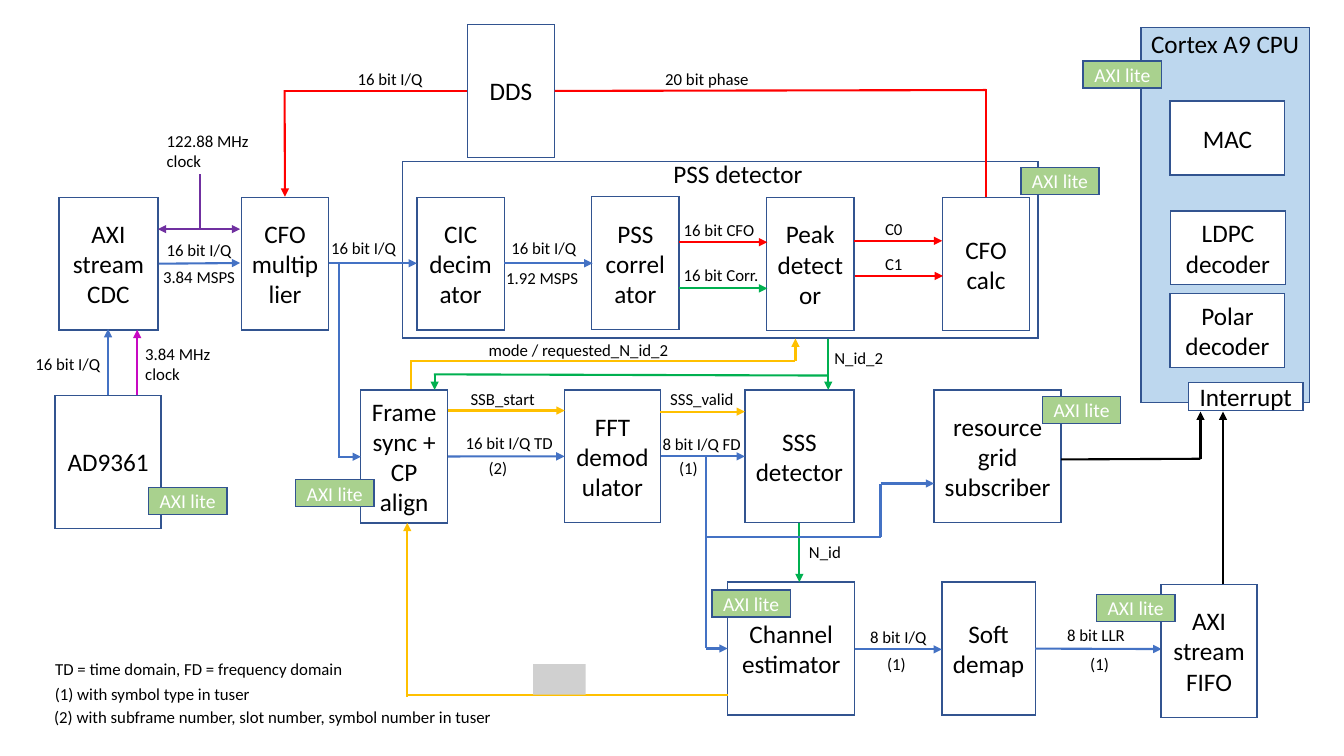
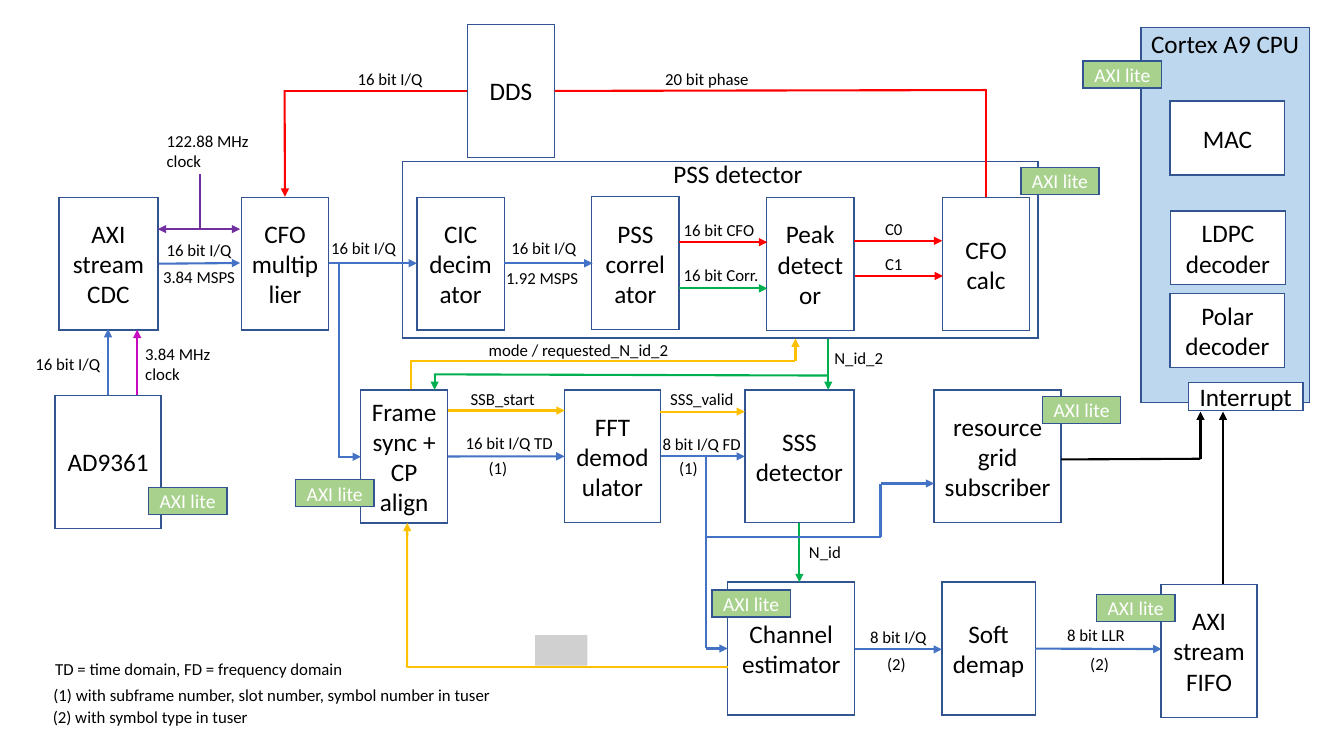
Before and after one commit to catkira/open5G_phy, a slide deck: slide 1 of doc/overview.pptx. Drawn at 1344x756 pixels with LibreOffice and Linux fonts; fonts in the diff are those of the drawing; grey boxes stand for pictures. Boxes give left, top, right and bottom in pixels: in the first picture for what was removed or moved away, otherwise in the second. Text is boxed around its words. In the diff, an @@ line names an element or a change of style, - is before the commit and + after.

```diff
--- a/doc/overview.pptx
+++ b/doc/overview.pptx
@@ text at [489,462,508,476]: text changed @@
-(2)
+(1)
@@ arrow moved from (407, 697) - (407, 523) to (407, 667) - (407, 523) @@
@@ picture added at [535,635,588,665] @@
@@ text at [887,658,906,672]: text changed @@
-(1)
+(2)
@@ text at [1090,658,1109,672]: text changed @@
-(1)
+(2)
@@ text at [53,689,490,704]: text changed @@
-(2) with subframe number, slot number, symbol number in tuser
+(1) with subframe number, slot number, symbol number in tuser
@@ line moved from (407, 695) - (728, 695) to (407, 667) - (728, 667) @@
@@ picture removed at [533,664,586,695] @@
@@ text at [53,711,247,726]: text changed @@
-(1) with symbol type in tuser
+(2) with symbol type in tuser
```
Also in this commit, not shown: 1 other file.
